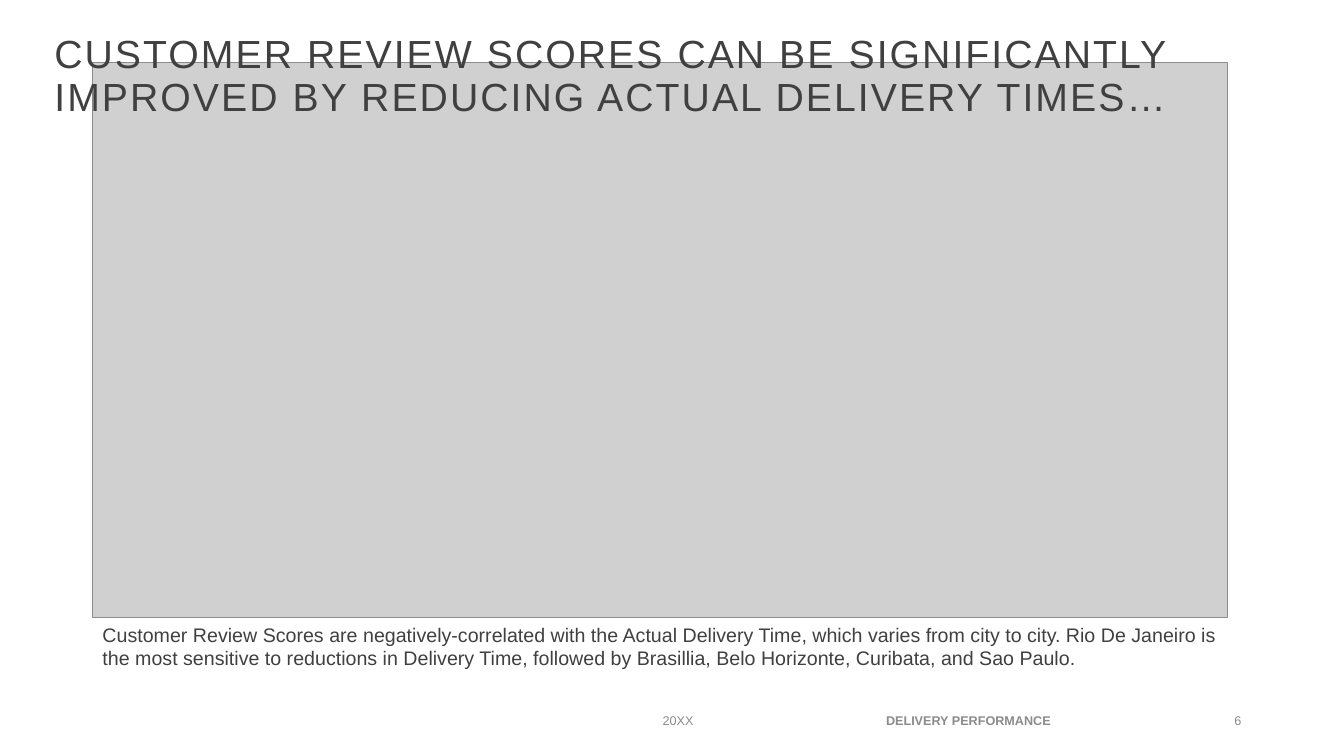
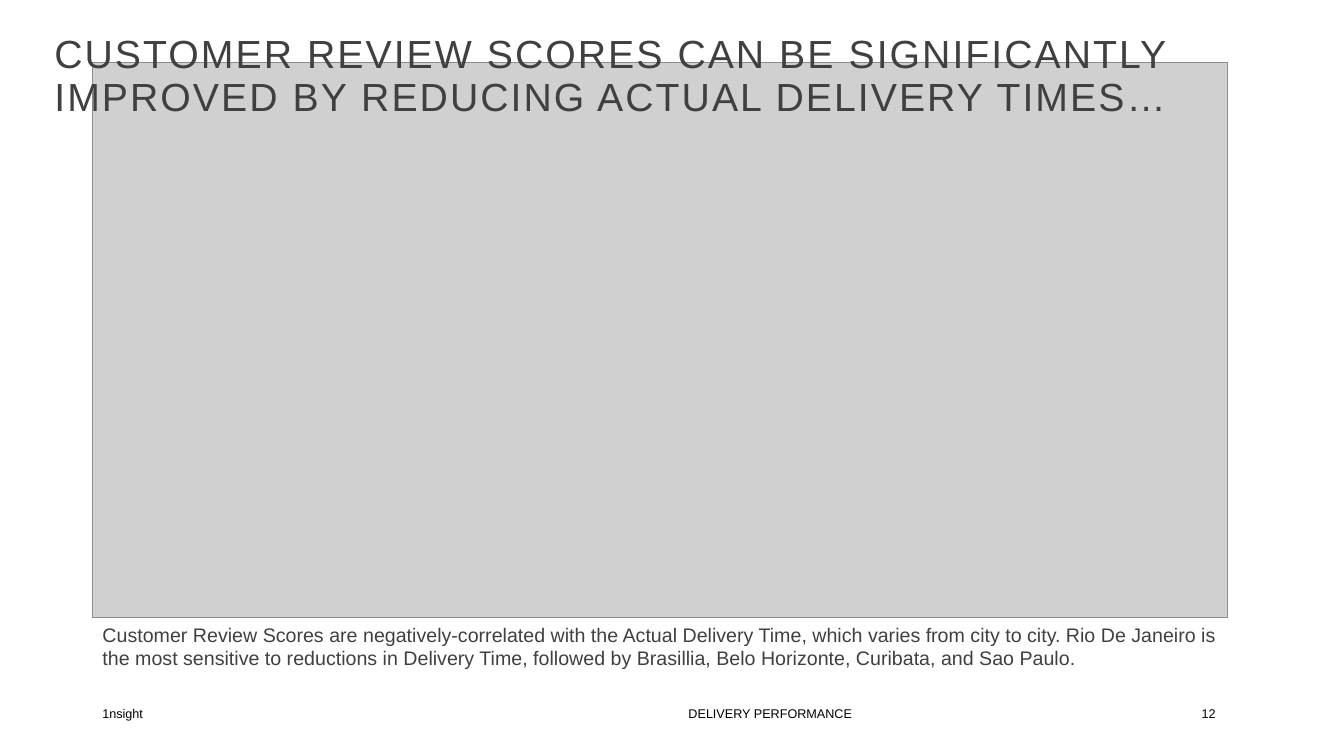
Before and after one commit to chrischoo/M2Project, a slide deck: slide 12 of presentation/1nsight Presentation - olist.pptx (slide 6 before the commit). Drawn at 1344x756 pixels with LibreOffice and Linux fonts; fonts in the diff are those of the drawing; grey boxes stand for pictures; background and template pictures are left out. Boxes give left, top, right and bottom in pixels: in the first picture for what was removed or moved away, otherwise in the second. Text is boxed around its words. In the diff, an @@ line names an element or a change of style, - is before the commit and + after.

```diff
--- a/presentation/1nsight Presentation - olist.pptx
+++ b/presentation/1nsight Presentation - olist.pptx
@@ text added at (102, 709, 143, 721), 9 pt, text #000000 @@
+1nsight
@@ text removed at (663, 716, 694, 725) @@
-20XX
@@ text "DELIVERY PERFORMANCE": place and size @@
-text "DELIVERY PERFORMANCE" at (886, 716, 1051, 725)
+text "DELIVERY PERFORMANCE" at (688, 709, 852, 718)
@@ text "DELIVERY PERFORMANCE" at (688, 709, 852, 718): text colour #8C8C8C to #000000, bold off; alignment centre to left; vertical alignment middle to top @@
@@ page number added at (1202, 709, 1216, 718), 9 pt, text #000000 @@
+12
@@ page number removed at (1234, 716, 1241, 725) @@
-6
```
Also in this commit, not shown: 8 other slides changed, 11 slides added, 1 slide removed, 1 other file.
